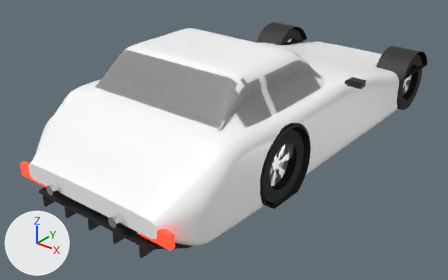
One commit to the glTF model public/models/cars/vantage_sf.glb: the scene before it, then after it.
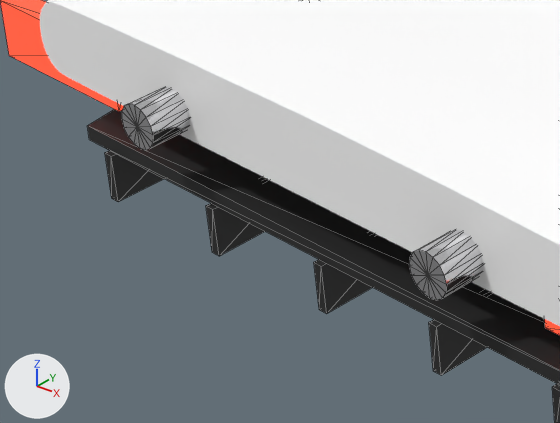
The first picture shows the older version from a 50 mm lens placed at (3.53, -5.35, 2.9), pointed at (-0.11, -0.8, 0.08). The close-ups show the older and then the newer version on the part from 4% to 31% of the width and 58% to 91% of the height of that picture. Only the edits that show in the close-ups are written down. Every picture has the same lights, and +X, +Y and +Z are marked at lower left. The close-ups show mesh edges as thin lines. Where no turn or scale is listed for an object, it has been applied to the vertices. Vertices at exactly the same position are counted once.

In view in the first close-up: 'Body', 'Chrome', 'Taillights', 'Trim'.
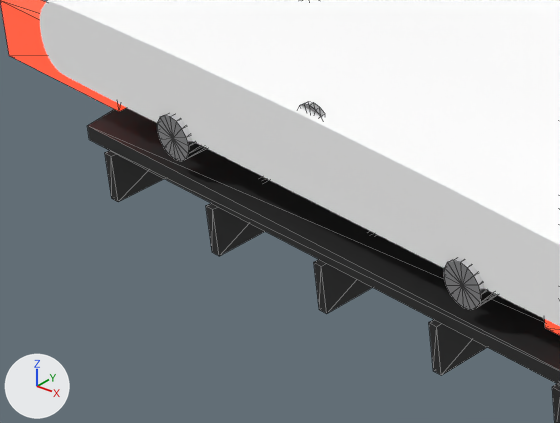
The change, as JSON lines over the scene's bpy script:
```json
{"block": "me_exhaust_0", "where": "# used by ob_chrome; location = (-0.381, -2.72, 0.28)"}
{"op": "remove", "block": "me_exhaust_0", "code": "me_exhaust_0.from_pydata(...)  # 136 vertices, 256 faces; spans x -0.05..0.81, y -0.05..4.62, z -0.05..0.11"}
{"op": "add", "block": "me_exhaust_0", "code": "me_exhaust_0.from_pydata(...)  # 136 vertices, 256 faces; spans x -0.05..0.81, y -0.05..4.55, z -0.05..0.2"}
{"block": "me_exhaust_0", "change": "me_exhaust_0 part 1: the loose piece of 34 vertices spanning x 0.33..0.43, y 0.03..0.04, z 0.0..0.1 is scaled about its middle by (0.8, 1, 0.8), then moved by (0.0, -0.06, 0.11)"}
{"block": "me_exhaust_0", "change": "other edits to the shape of me_exhaust_0 do not show in these pictures"}
{"op": "set", "path": "ob_chrome.location", "old": "(-0.381, -2.72, 0.28)", "new": "(-0.381, -2.65, 0.224)"}
```

Location of each change, [x1, y1, x2, y2] in pixels of the close-ups (560 x 423 px; the box of a moved part takes in the faces that stretch with it):
```json
{"object": "Chrome", "change": "reshaped, moved", "before": [122, 86, 483, 300], "after": [157, 102, 497, 310]}
{"part": 1, "of": "me_exhaust_0", "change": "moved or reshaped", "after": [299, 102, 324, 118], "on screen": "not visible before"}
```
